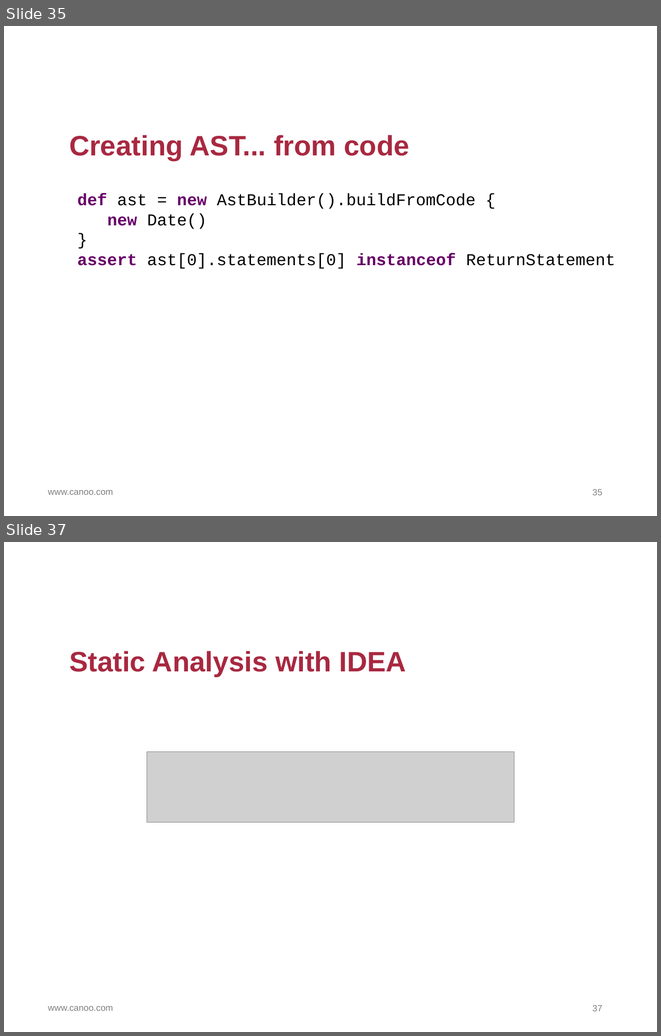
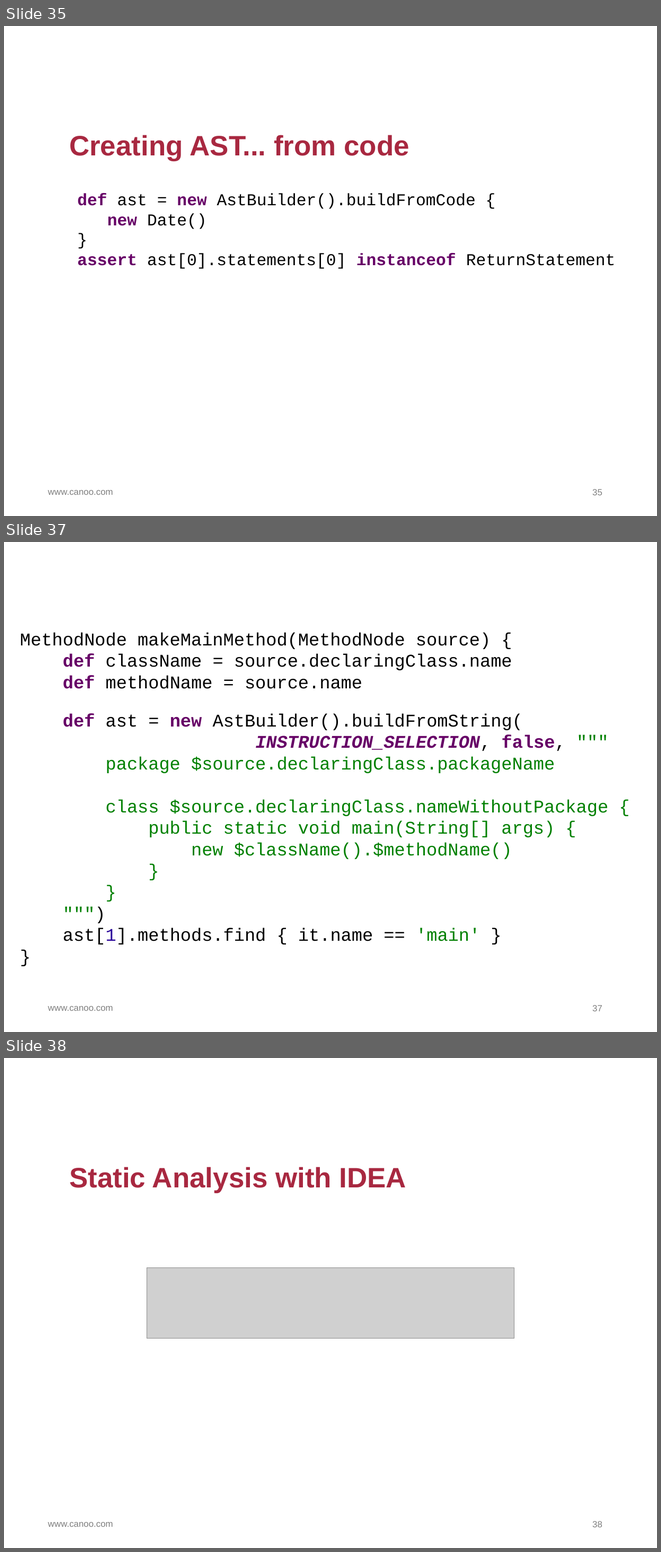
Before and after one commit to HamletDRC/presentations, a slide deck: asttransformations/AstTransformations.odp. Shown one above the other, each under a label of ours: slides 35 and 37 before the commit, slides 35, 37 and 38 after it; the slides between them are not shown. The pictures are 661x1036 and 661x1552 pixels, drawn with LibreOffice and Linux fonts; fonts in the diff are those of the drawing; grey boxes stand for pictures; background and template pictures are left out. Boxes give left, top, right and bottom in pixels: in the first picture for what was removed or moved away, otherwise in the second. Text is boxed around its words. In the diff, an @@ line names an element or a change of style, - is before the commit and + after.

```diff
--- a/asttransformations/AstTransformations.odp
+++ b/asttransformations/AstTransformations.odp
@@ slide 37 added at [4, 542, 657, 1032], background #FFFFFF; not listed: 1 template element that a slide beside it also shows @@
@@ text added at [20, 632, 609, 944], 28 pt, text #000000 @@
+MethodNode makeMainMethod(MethodNode source) {
+def className = source.declaringClass.name
+def methodName = source.name
+def ast = new AstBuilder().buildFromString(
+INSTRUCTION_SELECTION, false, """
+package $source.declaringClass.packageName
+class $source.declaringClass.nameWithoutPackage {
+public static void main(String[] args) {
+new $className().$methodName()
+}
+}
+""")
+ast[1].methods.find { it.name == 'main' }
+}
@@ page number added at [592, 1005, 602, 1011], 14 pt, text #7F7F7F @@
+37
@@ what was slide 37 is now slide 38 @@
@@ page number at [592, 1521, 602, 1527]: text changed @@
-37
+38
```
Also in this commit, not shown: 5 slides changed, 1 other slide added, 1 slide removed, 1 other file.
